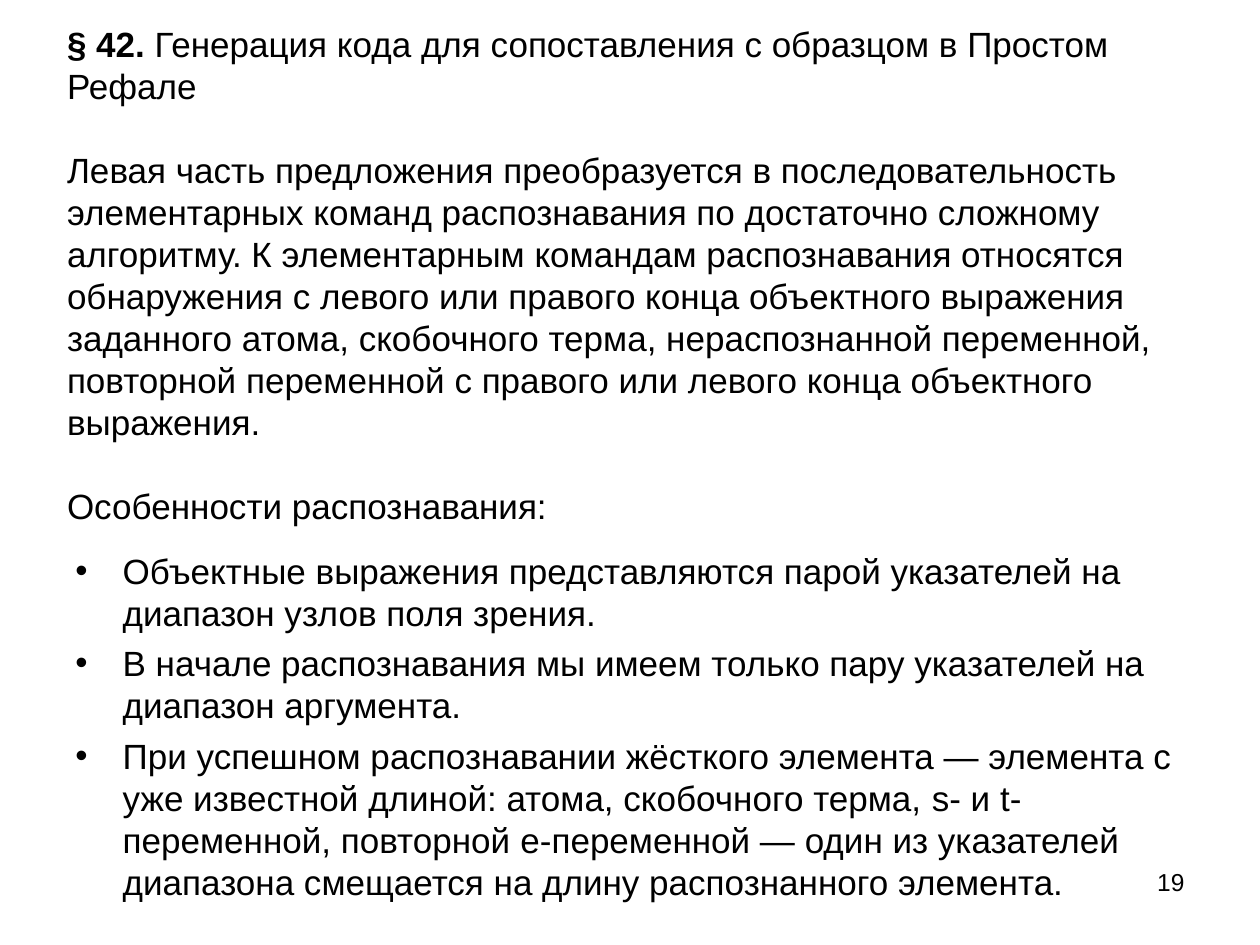
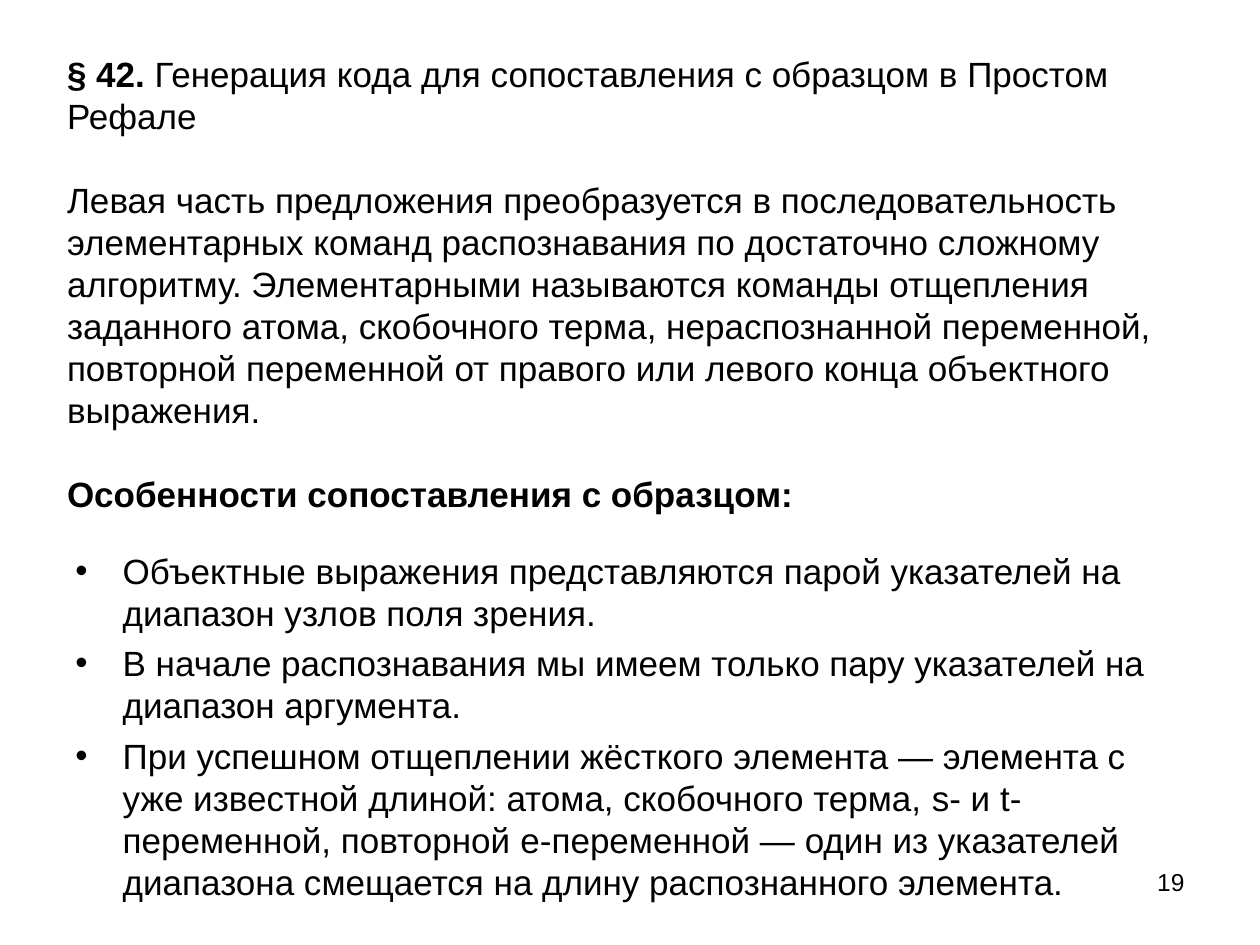
Before and after one commit to Mazdaywik/Refal-05, a slide deck: slide 19 of doc/Компилятор Простого Рефала.ppt. Drawn at 1260x945 pixels with LibreOffice and Linux fonts; fonts in the diff are those of the drawing. Boxes give left, top, right and bottom in pixels: in the first picture for what was removed or moved away, otherwise in the second. Text is boxed around its words. In the diff, an @@ line names an element or a change of style, - is before the commit and + after.

```diff
--- a/doc/Компилятор Простого Рефала.ppt
+++ b/doc/Компилятор Простого Рефала.ppt
@@ text at <box>67,61,1150,514</box>: text changed @@
-§ 42. Генерация кода для сопоставления с образцом в Простом Рефале
-Левая часть предложения преобразуется в последовательность элементарных команд распознавания по достаточно сложному алгоритму. К элементарным командам распознавания относятся обнаружения с левого или правого конца объектного выражения заданного атома, скобочного терма, нераспознанной переменной, повторной переменной с правого или левого конца объектного выражения.
-Особенности распознавания:
+§ 42. Генерация кода для сопоставления с образцом в Простом Рефале
+Левая часть предложения преобразуется в последовательность элементарных команд распознавания по достаточно сложному алгоритму. Элементарными называются команды отщепления заданного атома, скобочного терма, нераспознанной переменной, повторной переменной от правого или левого конца объектного выражения.
+Особенности сопоставления с образцом:
@@ text at <box>123,745,1126,902</box>: text changed @@
-• При успешном распознавании жёсткого элемента — элемента с уже известной длиной: атома, скобочного терма, s- и t-переменной, повторной e-переменной — один из указателей диапазона смещается на длину распознанного элемента.
+• При успешном отщеплении жёсткого элемента — элемента с уже известной длиной: атома, скобочного терма, s- и t-переменной, повторной e-переменной — один из указателей диапазона смещается на длину распознанного элемента.
```
Also in this commit, not shown: 13 other slides changed, 3 slides added, 1 other file.
